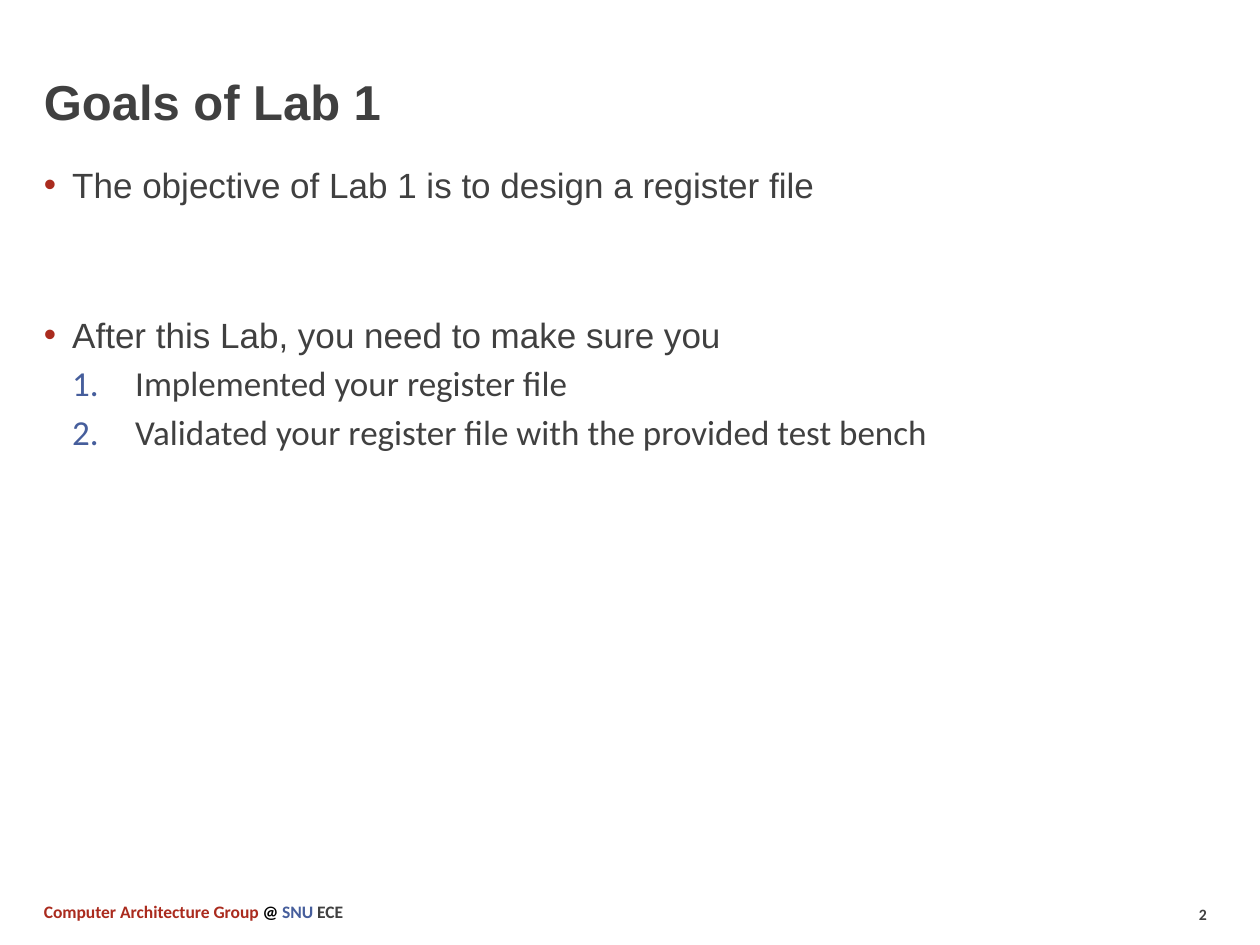
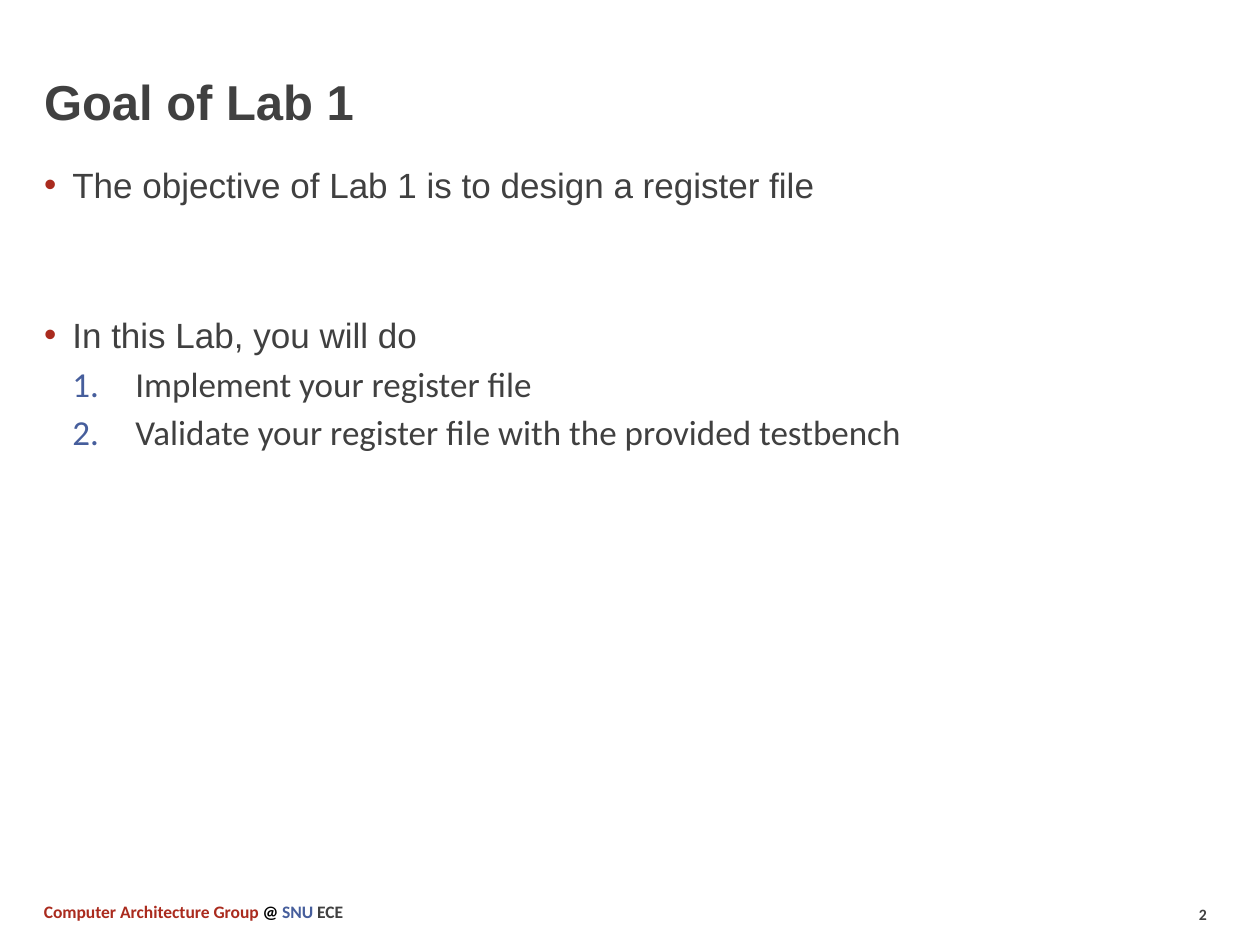
Before and after one commit to jsl013/Samsung-NPEX-2021, a slide deck: slide 2 of docs/NPEX-2021-Jaewoong-Sim-Lab1.pptx. Drawn at 1260x945 pixels with LibreOffice and Linux fonts; fonts in the diff are those of the drawing. Boxes give left, top, right and bottom in pixels: in the first picture for what was removed or moved away, otherwise in the second. Text is boxed around its words. In the diff, an @@ line names an element or a change of style, - is before the commit and + after.

```diff
--- a/docs/NPEX-2021-Jaewoong-Sim-Lab1.pptx
+++ b/docs/NPEX-2021-Jaewoong-Sim-Lab1.pptx
@@ title at bbox=[44, 84, 354, 121]: text changed @@
-Goals of Lab 1
+Goal of Lab 1
@@ text at bbox=[72, 322, 900, 451]: text changed @@
-• After this Lab, you need to make sure you
-  1. Implemented your register file
-  2. Validated your register file with the provided test bench
+• In this Lab, you will do
+  1. Implement your register file
+  2. Validate your register file with the provided testbench
```
Also in this commit, not shown: 4 other slides changed.
